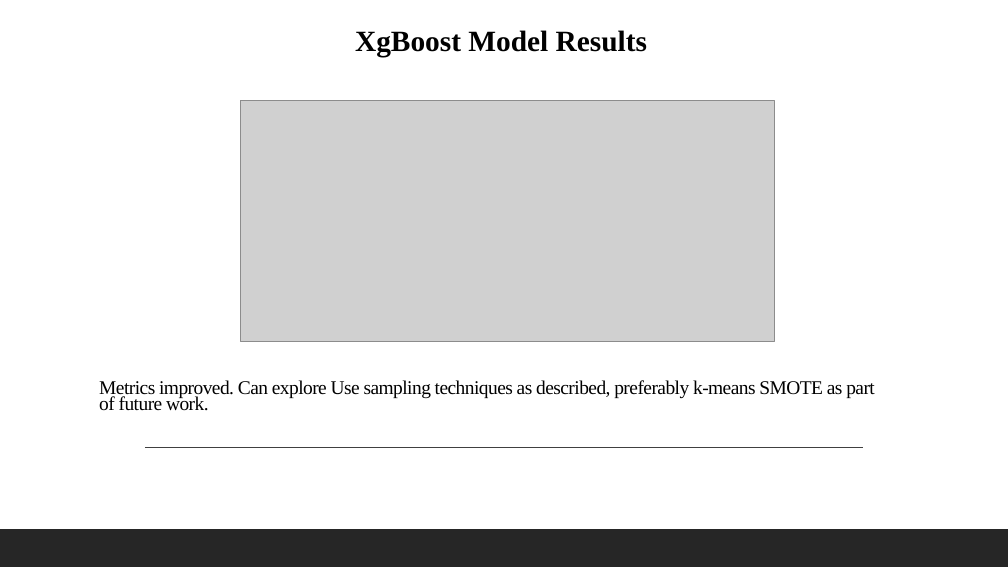
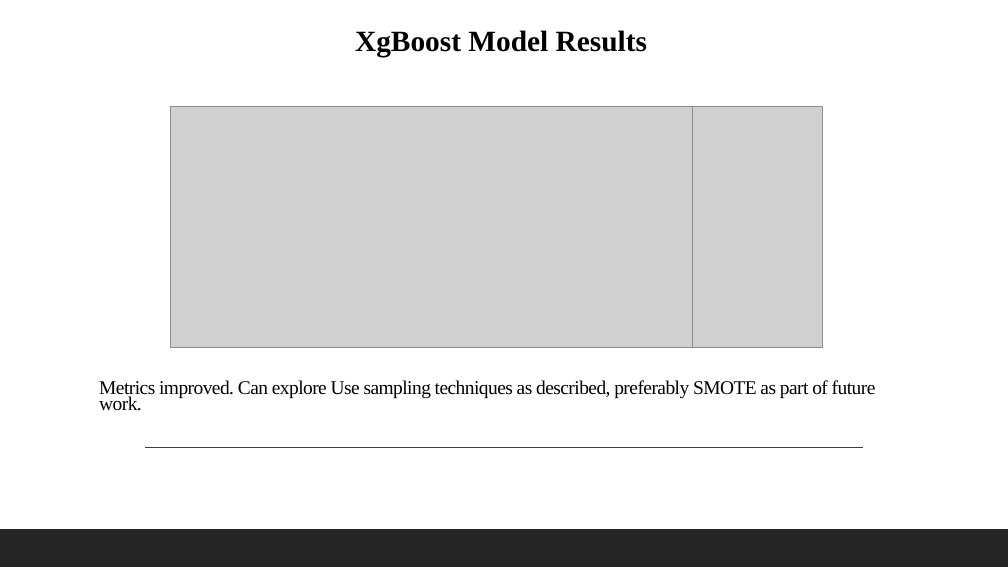
Before and after one commit to AnushaManjunath42/QL_Case_Study, a slide deck: slide 17 of DSA_CaseStudy_Anusha.pptx. Drawn at 1008x567 pixels with LibreOffice and Linux fonts; fonts in the diff are those of the drawing; grey boxes stand for pictures. Boxes give left, top, right and bottom in pixels: in the first picture for what was removed or moved away, otherwise in the second. Text is boxed around its words. In the diff, an @@ line names an element or a change of style, - is before the commit and + after.

```diff
--- a/DSA_CaseStudy_Anusha.pptx
+++ b/DSA_CaseStudy_Anusha.pptx
@@ picture: place and size @@
-picture at (240, 100, 774, 341)
+picture at (170, 107, 704, 348)
@@ picture added at (693, 107, 823, 348) @@
@@ text at (99, 380, 876, 411): text changed @@
-Metrics improved. Can explore Use sampling techniques as described, preferably k-means SMOTE as part of future work.
+Metrics improved. Can explore Use sampling techniques as described, preferably SMOTE as part of future work.
```
Also in this commit, not shown: 11 other slides changed, 1 slide added, 1 slide removed.
